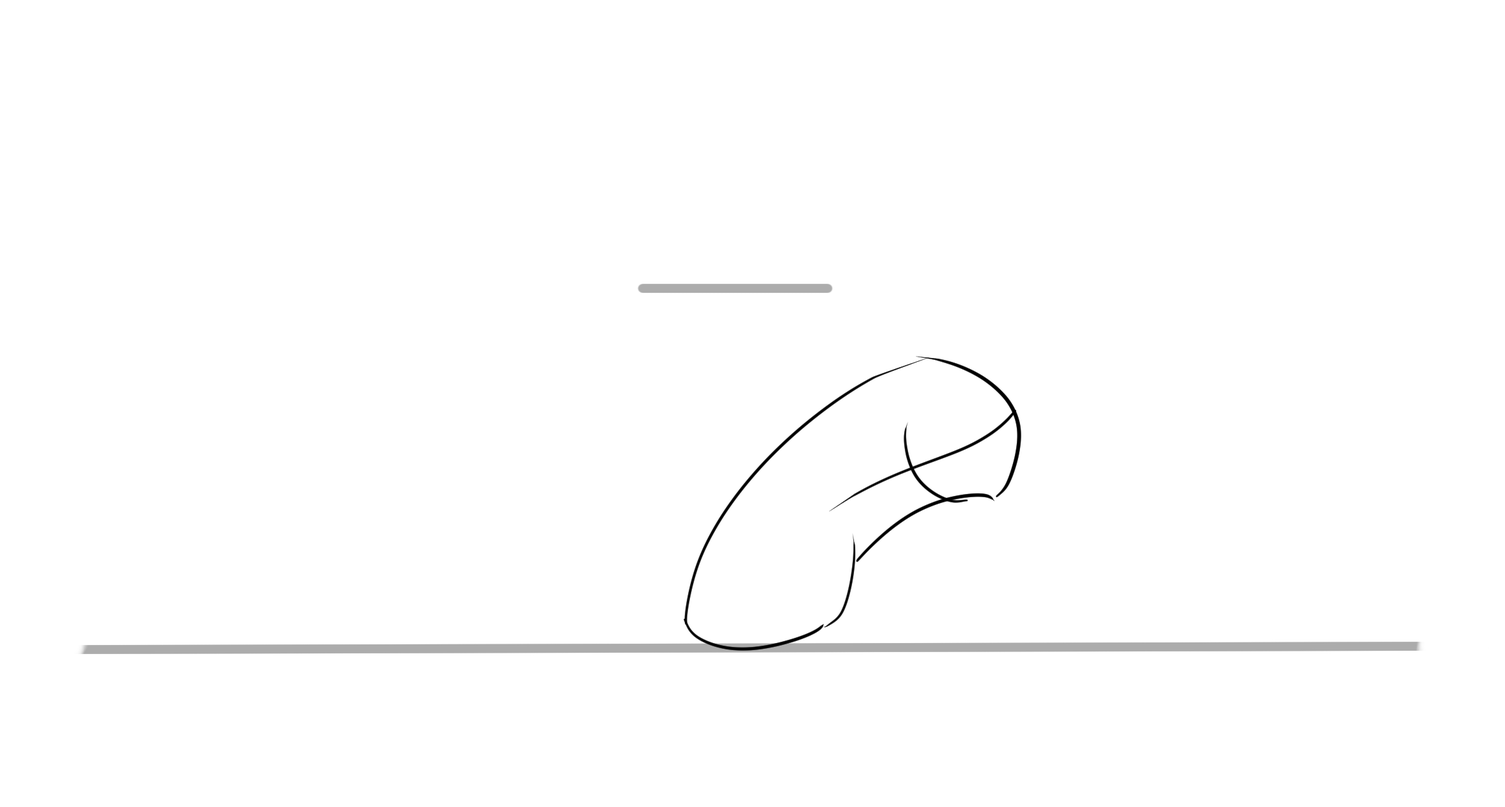
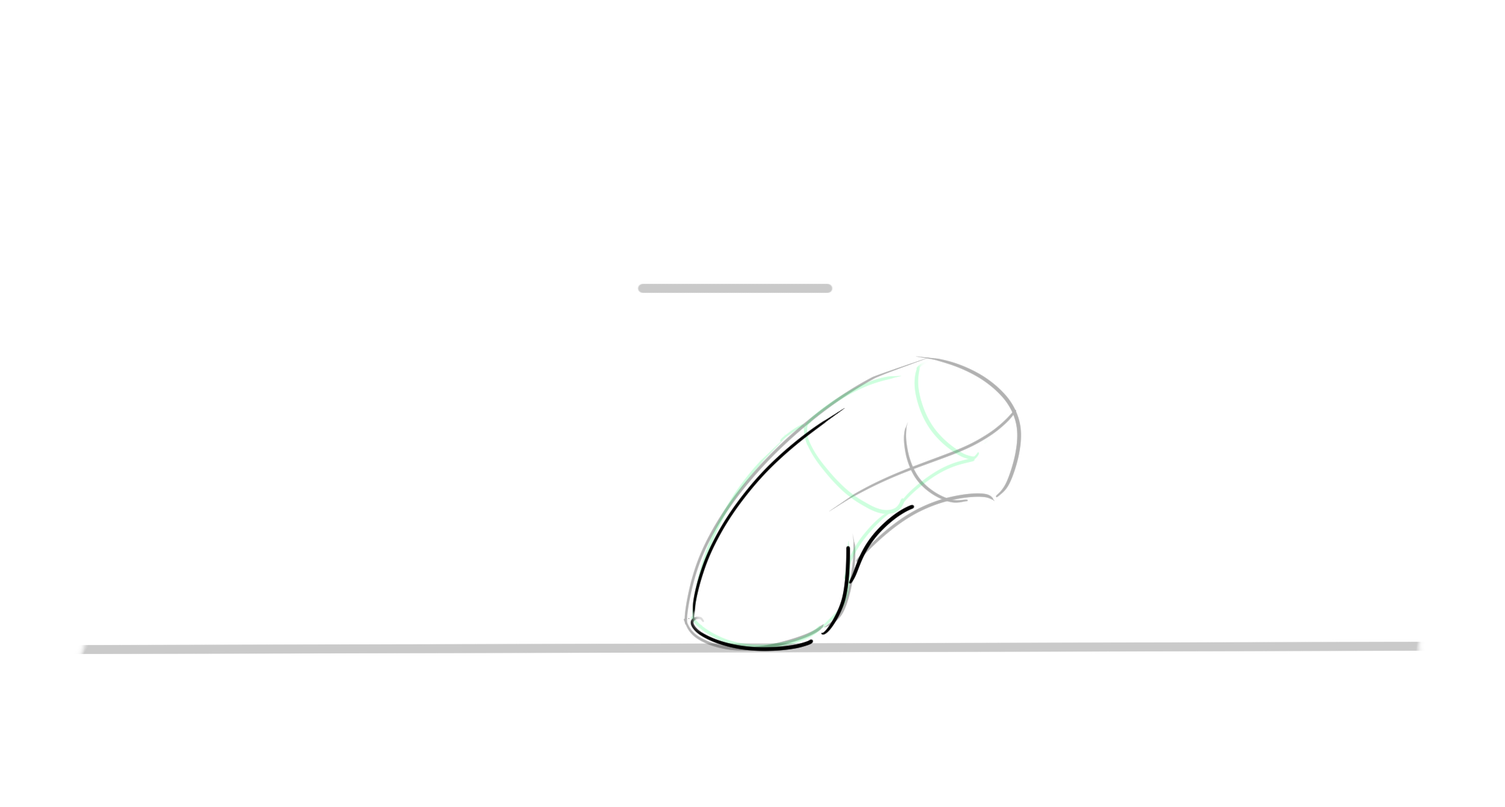
Comparing the layer stacks of the two 1505px x 807px images. Changes:
added group "FirstPass" with 10 layers above "Layout" over [519, 283, 1028, 652]
added layer "10" in group "FirstPass" over [688, 407, 915, 652]
added layer "9" in group "FirstPass" over [690, 356, 1028, 650]
added layer "8" in group "FirstPass" over [686, 356, 940, 642]
added layer "7" in group "FirstPass" over [640, 292, 928, 634]
added layer "6" in group "FirstPass" over [683, 419, 810, 636]
added layer "5" (1st of 2, in "FirstPass") in group "FirstPass" over [683, 420, 808, 641]
added layer "4" (1st of 2, in "FirstPass") in group "FirstPass" over [683, 416, 814, 643]
added layer "3" (1st of 2, in "FirstPass") in group "FirstPass" over [683, 414, 815, 641]
added layer "2" (1st of 2, in "FirstPass") in group "FirstPass" over [683, 405, 827, 635]
added layer "1" (1st of 3, in "FirstPass") in group "FirstPass" over [637, 283, 822, 631]
"Layout": opacity 100% → 31% over [251, 283, 1373, 654]
painted on "Layer 1" over [698, 457, 765, 559]
painted on "1b" over [683, 450, 772, 628]
painted on "1" (2nd of 3, in "Layout") over [689, 436, 784, 609]
"1" (3rd of 3, in "Scale"): opacity 33% → 21% over [78, 283, 1423, 655]
